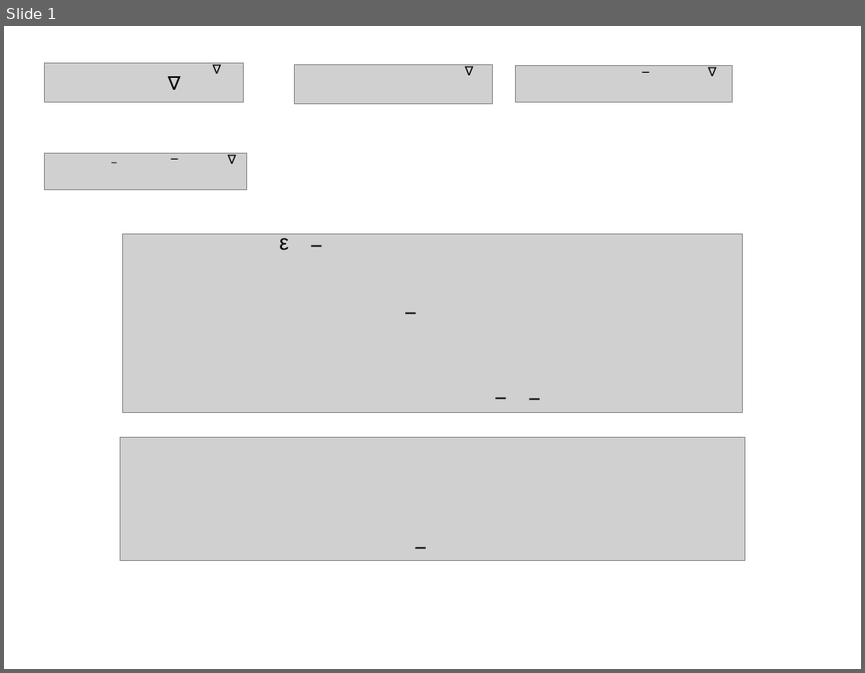
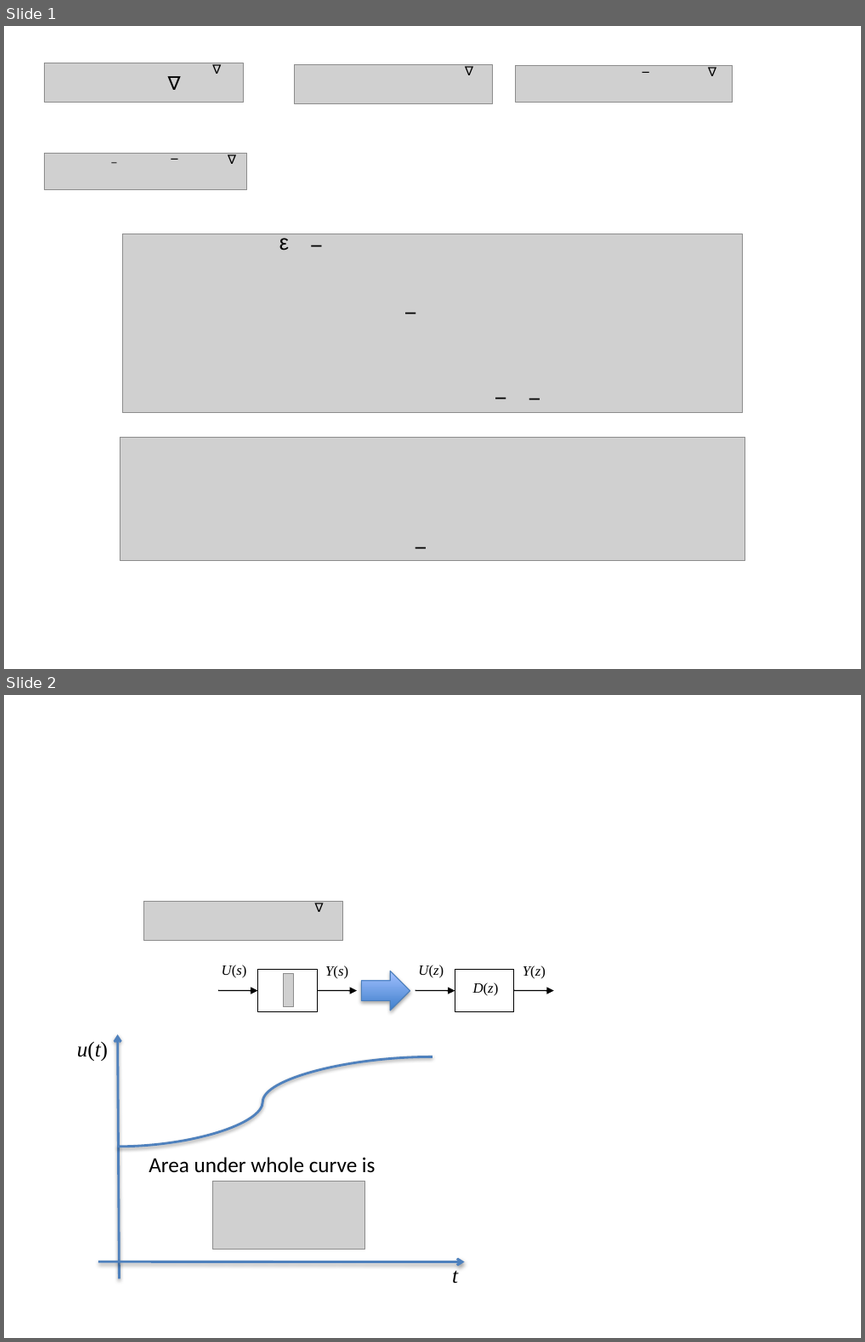
Before and after one commit to cpjobling/EGLM03-Resources, a slide deck: DigitalSystems/Lecture11/pictures/pictures-converted.pptx. Shown one above the other, each under a label of ours: slide 1 before the commit, slides 1 and 2 after it. The pictures are 865x673 and 865x1342 pixels, drawn with LibreOffice and Linux fonts; fonts in the diff are those of the drawing; grey boxes stand for pictures; background and template pictures are left out. Boxes give left, top, right and bottom in pixels: in the first picture for what was removed or moved away, otherwise in the second. Text is boxed around its words. In the diff, an @@ line names an element or a change of style, - is before the commit and + after.

```diff
--- a/DigitalSystems/Lecture11/pictures/pictures-converted.pptx
+++ b/DigitalSystems/Lecture11/pictures/pictures-converted.pptx
@@ slide 2 added at bbox=[4, 695, 861, 1338], background #FFFFFF @@
@@ text added at bbox=[306, 894, 333, 919], 12 pt, text #000000 @@
+∇
@@ picture added at bbox=[144, 902, 343, 941] @@
@@ group added at bbox=[218, 964, 357, 1012]: 2 arrows, 2 texts, 1 rectangle, 1 picture @@
+U(s)
+Y(s)
@@ right arrow added at bbox=[361, 971, 410, 1010], fill gradient #3F80CE to #A4C4FF, outline #4B7EBC 0.75 pt @@
@@ group added at bbox=[415, 964, 554, 1012]: 3 texts, 2 arrows, 1 rectangle @@
+U(z)
+Y(z)
+D(z)
@@ group added at bbox=[77, 1034, 464, 1283]: 3 texts, 2 arrows, 1 curved line, 1 picture @@
+u(t)
+t
+Area under whole curve is
```
Also in this commit, not shown: 4 other slides added.
